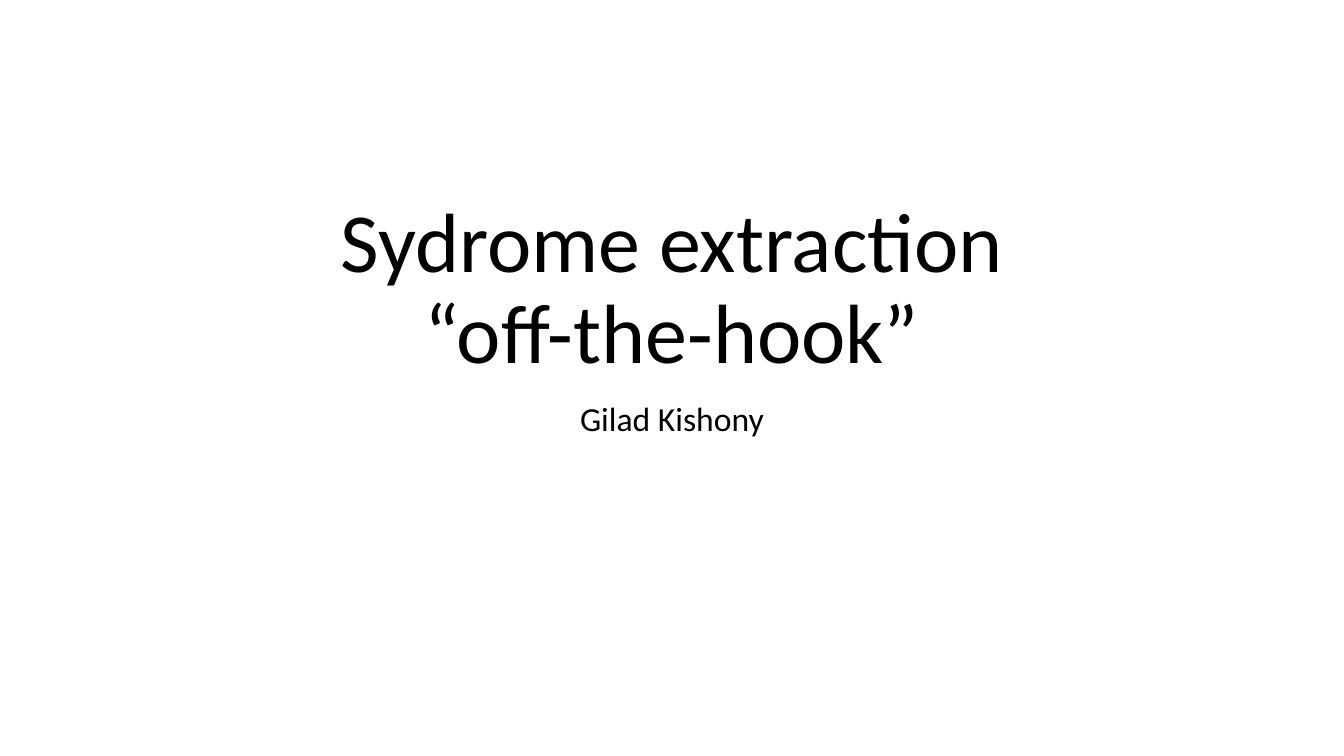
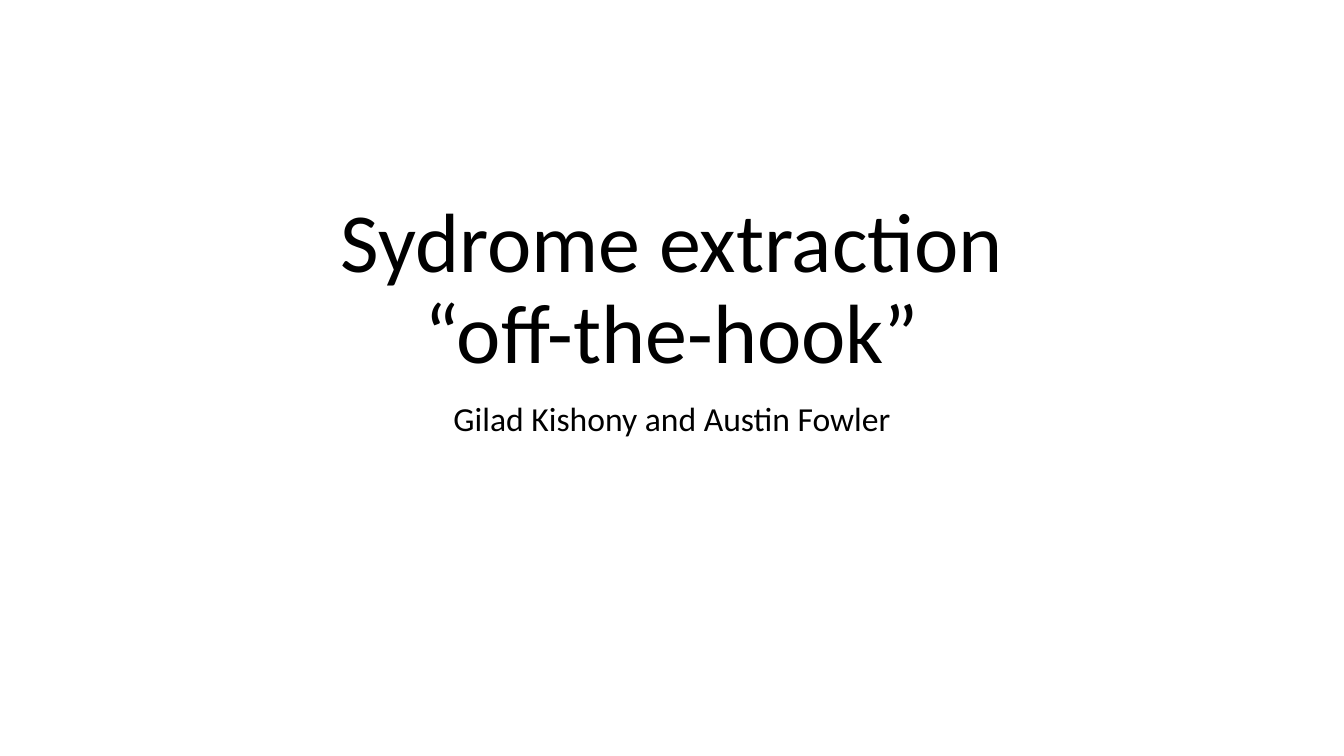
Before and after one commit to kishonyWIS/diagonal_syndrome_extraction_surface_code, a slide deck: slide 1 of Diagonal Schedule.pptx. Drawn at 1344x756 pixels with LibreOffice and Linux fonts; fonts in the diff are those of the drawing. Boxes give left, top, right and bottom in pixels: in the first picture for what was removed or moved away, otherwise in the second. Text is boxed around its words. In the diff, an @@ line names an element or a change of style, - is before the commit and + after.

Commit message:
Update diagonal schedule slides.

```diff
--- a/Diagonal Schedule.pptx
+++ b/Diagonal Schedule.pptx
@@ subtitle at [453,407,891,437]: text changed @@
-Gilad Kishony
+Gilad Kishony and Austin Fowler
```
